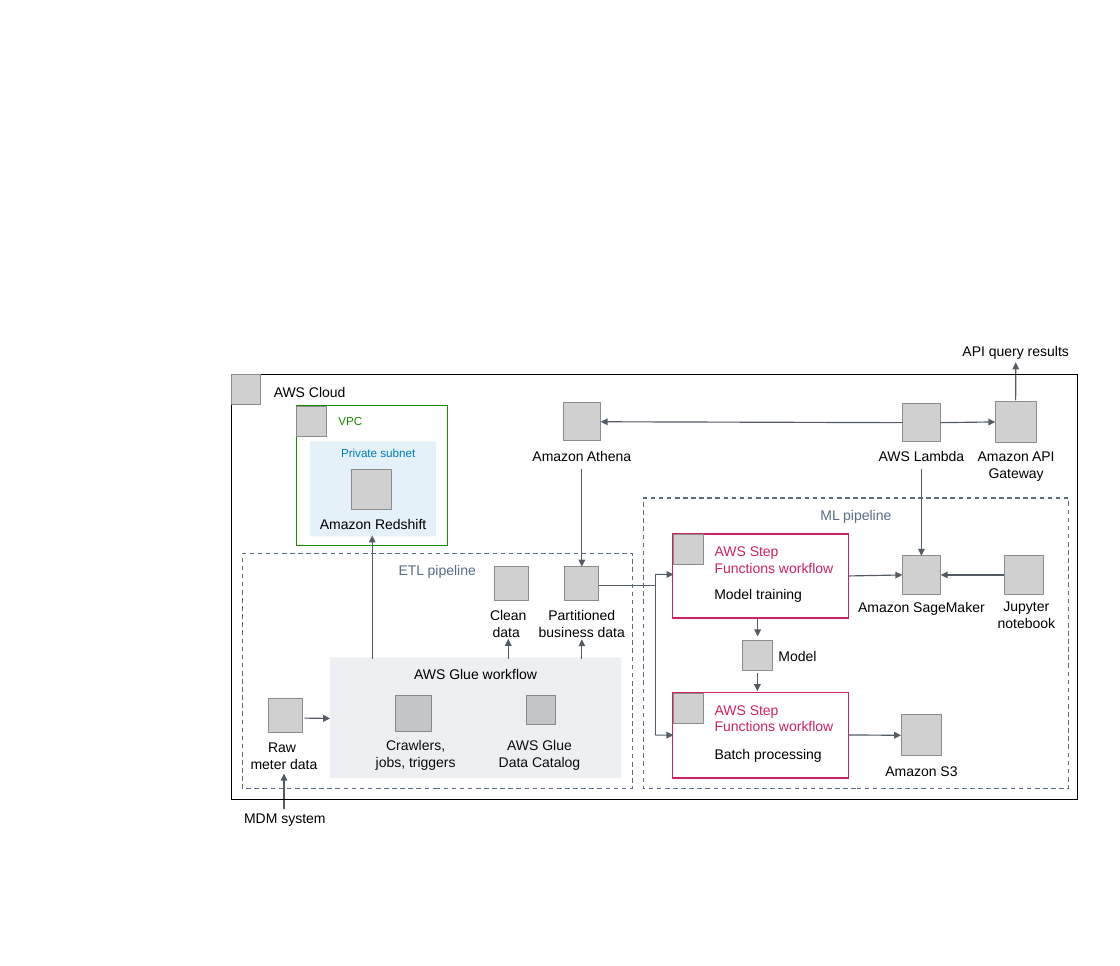
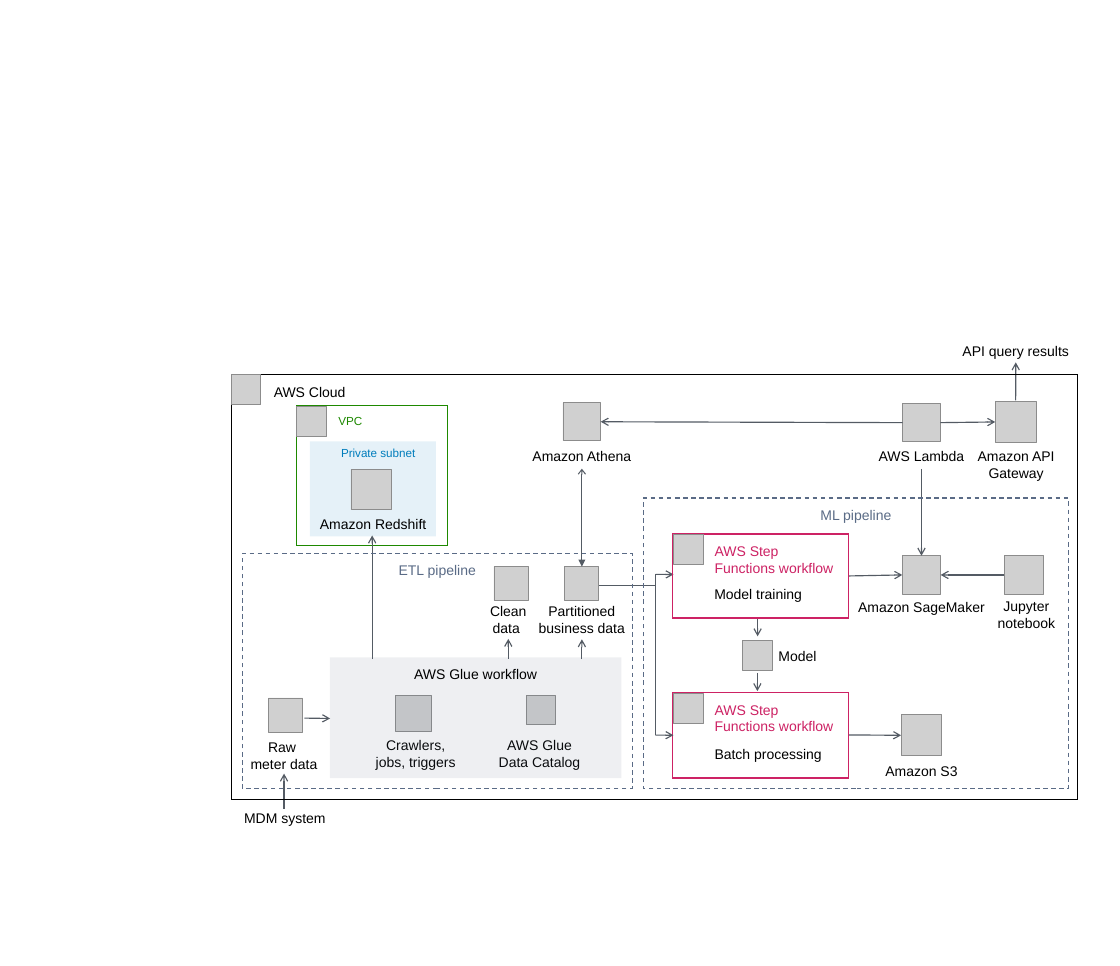
Before and after one commit to aws-quickstart/quickstart-aws-utility-meter-data-analytics-platform, a slide deck: slide 1 of docs/images/architecture_diagram_utility_meter.pptx. Drawn at 1120x966 pixels with LibreOffice and Linux fonts; fonts in the diff are those of the drawing; grey boxes stand for pictures; background and template pictures are left out. Boxes give left, top, right and bottom in pixels: in the first picture for what was removed or moved away, otherwise in the second. Text is boxed around its words. In the diff, an @@ line names an element or a change of style, - is before the commit and + after.

Commit message:
update edits 112328
edits to MRASCo data adapter section of architecture, arch diagram,

```diff
--- a/docs/images/architecture_diagram_utility_meter.pptx
+++ b/docs/images/architecture_diagram_utility_meter.pptx
@@ arrow (1016, 401) - (1016, 362): arrowheads changed @@
@@ arrow (940, 423) - (996, 422): arrowheads changed @@
@@ arrow (582, 469) - (582, 567): arrow to double arrow @@
@@ text "Clean" rewrapped from (490,610,526,641) to (490,606,526,633) @@
@@ text "Partitioned business data" rewrapped from (539,610,625,641) to (539,606,625,633) @@
@@ arrow (655, 575) - (674, 575): arrowheads changed @@
@@ arrow (849, 576) - (902, 575): arrowheads changed @@
@@ arrow (1005, 575) - (941, 575): arrowheads changed @@
@@ arrow (758, 618) - (758, 636): arrowheads changed @@
@@ arrow (508, 659) - (508, 639): arrowheads changed @@
@@ arrow (582, 660) - (582, 639): arrowheads changed @@
@@ arrow (655, 735) - (674, 735): arrowheads changed @@
@@ arrow (849, 735) - (902, 735): arrowheads changed @@
@@ arrow (284, 809) - (284, 774): arrowheads changed @@
```
Also in this commit, not shown: 2 slides added, 4 other files.
